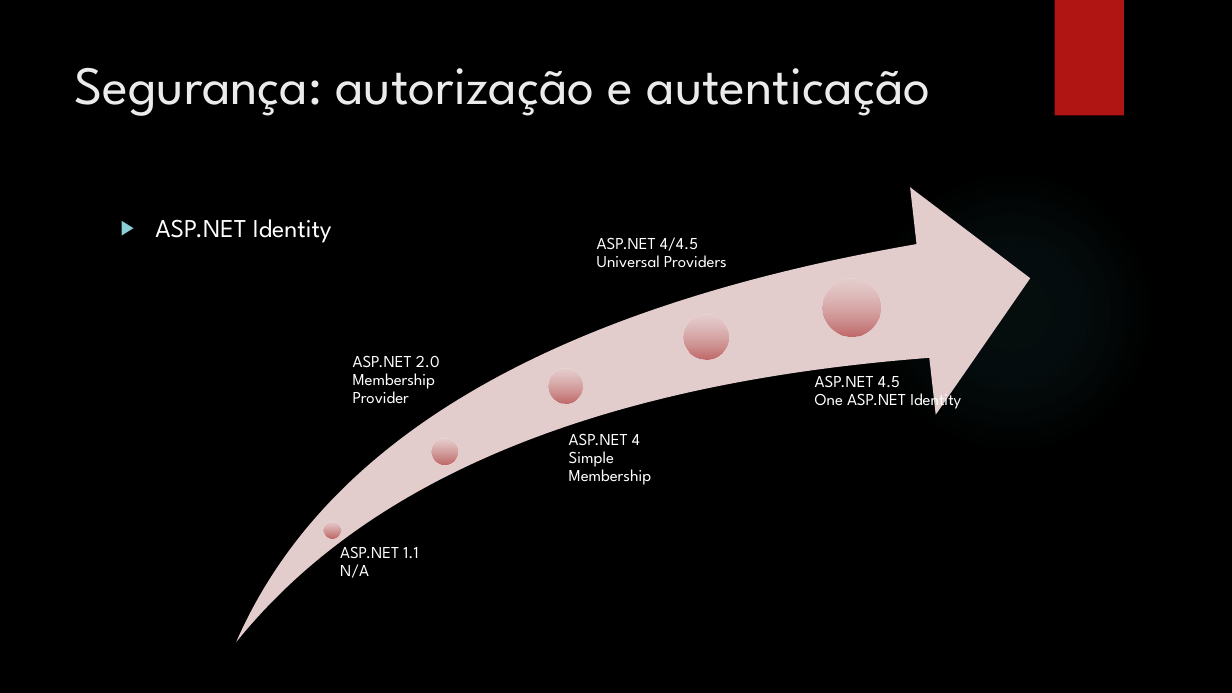
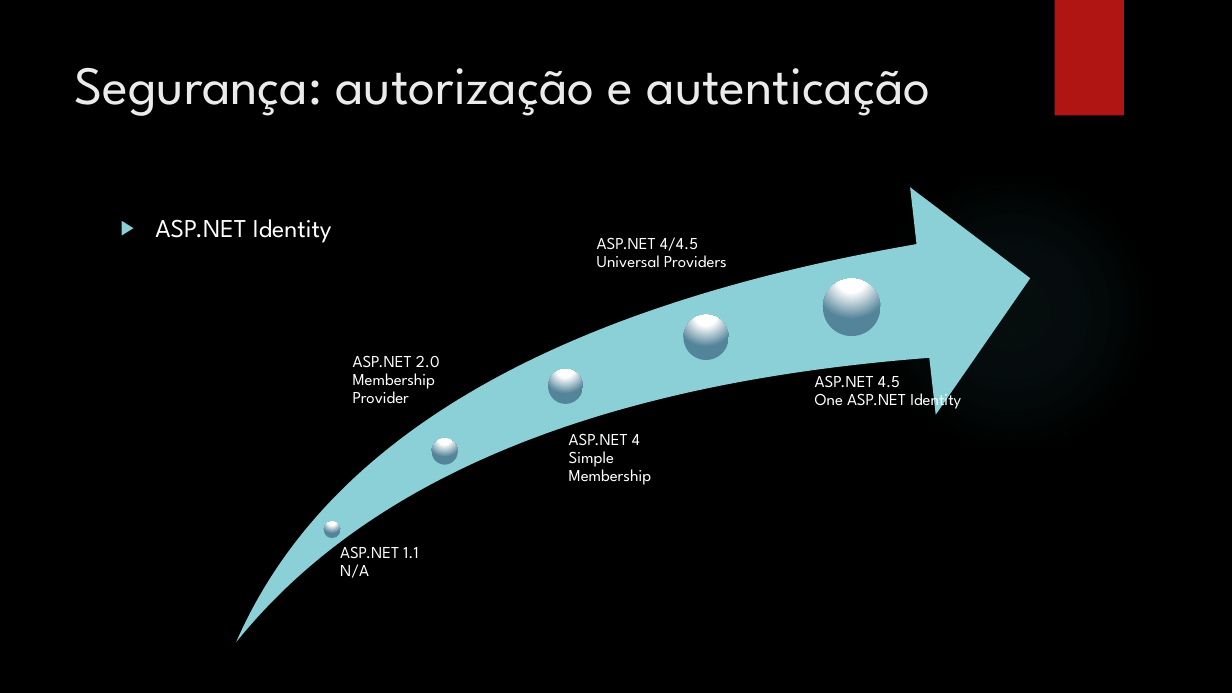
Before and after one commit to leolana/AspnetMvcLab, a slide deck: slide 27 of Presentation/AspNetMvc.pptx (slide 26 before the commit). Drawn at 1232x693 pixels with LibreOffice and Linux fonts; fonts in the diff are those of the drawing; background and template pictures are left out. Boxes give left, top, right and bottom in pixels: in the first picture for what was removed or moved away, otherwise in the second. Text is boxed around its words. In the diff, an @@ line names an element or a change of style, - is before the commit and + after.

```diff
--- a/Presentation/AspNetMvc.pptx
+++ b/Presentation/AspNetMvc.pptx
@@ swoosh arrow at box(237, 188, 1031, 642): fill #E4CCCC to #8AD0D6 @@
@@ fill gradient #E8D1D0 to #C06969 to gradient #FFFFFF to #54849A in 5 elements at box(323, 521, 340, 538), box(432, 439, 457, 465), box(548, 369, 583, 404), box(684, 315, 729, 360), box(823, 279, 881, 336) @@
```
Also in this commit, not shown: 5 other slides changed, 1 slide added.
